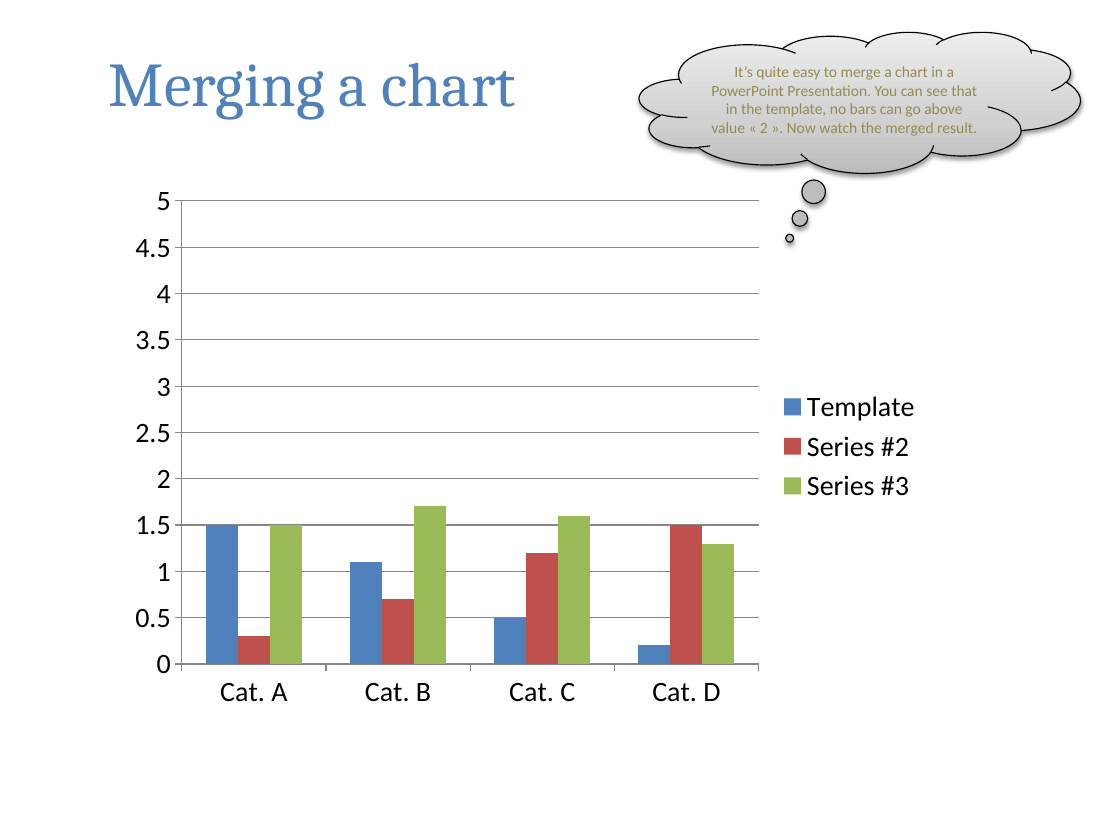
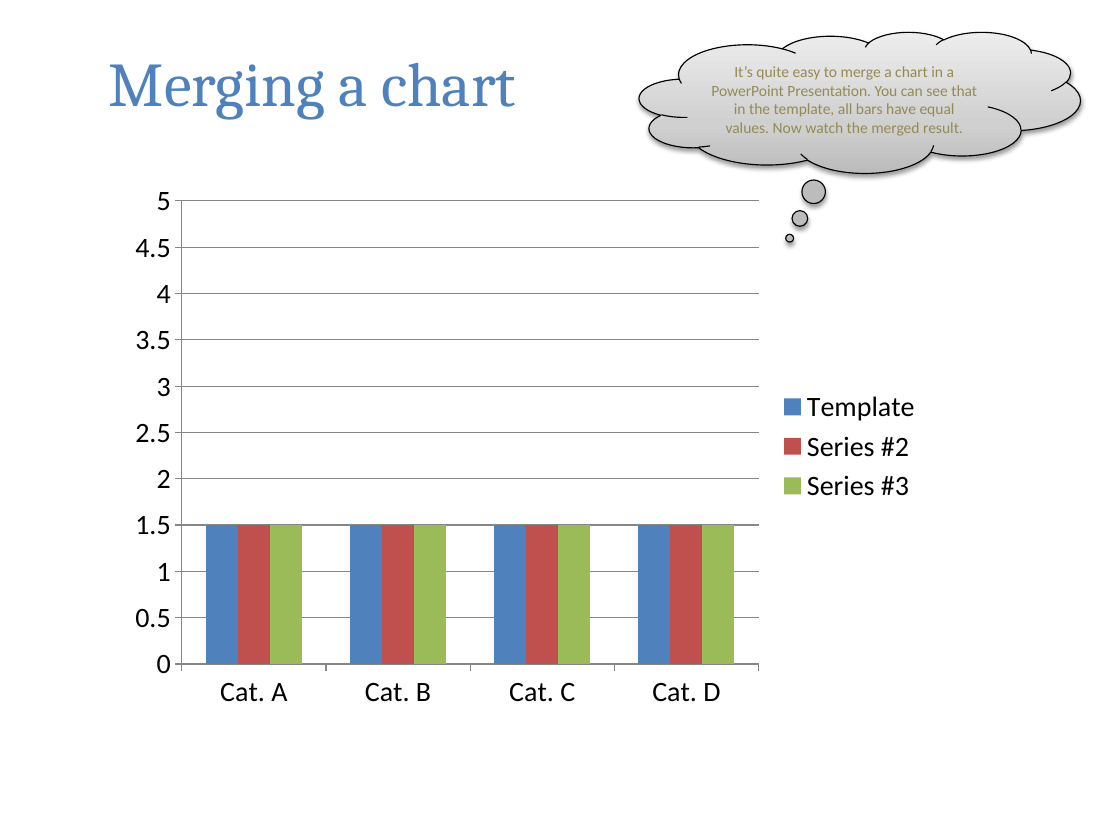
Before and after one commit to Skrol29/opentbs, a slide deck: slide 3 of demo/demo_ms_powerpoint.pptx. Drawn at 1120x840 pixels with LibreOffice and Linux fonts; fonts in the diff are those of the drawing. Boxes give left, top, right and bottom in pixels: in the first picture for what was removed or moved away, otherwise in the second. Text is boxed around its words. In the diff, an @@ line names an element or a change of style, - is before the commit and + after.

Commit message:
[demo] change chart in the pptx template

```diff
--- a/demo/demo_ms_powerpoint.pptx
+++ b/demo/demo_ms_powerpoint.pptx
@@ text in thought cloud at <box>711,66,977,136</box>: text changed @@
-It’s quite easy to merge a chart in a PowerPoint Presentation. You can see that in the template, no bars can go above value « 2 ». Now watch the merged result.
+It’s quite easy to merge a chart in a PowerPoint Presentation. You can see that in the template, all bars have equal values. Now watch the merged result.
@@ column chart at <box>119,174,933,720</box> @@
@@ Template, Cat. B: 1.1 to 1.5 @@
@@ Template, Cat. C: 0.5 to 1.5 @@
@@ Template, Cat. D: 0.2 to 1.5 @@
@@ Series #2, Cat. A: 0.3 to 1.5 @@
@@ Series #2, Cat. B: 0.7 to 1.5 @@
@@ Series #2, Cat. C: 1.2 to 1.5 @@
@@ Series #3, Cat. B: 1.7 to 1.5 @@
@@ Series #3, Cat. C: 1.6 to 1.5 @@
@@ Series #3, Cat. D: 1.3 to 1.5 @@
```
